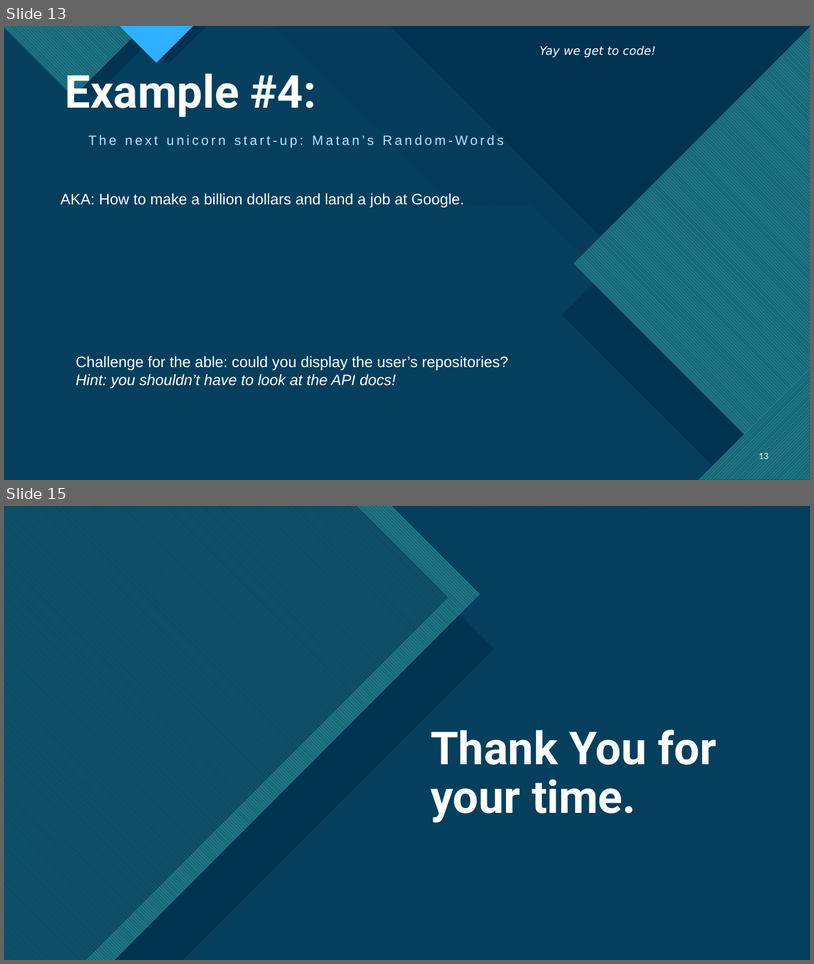
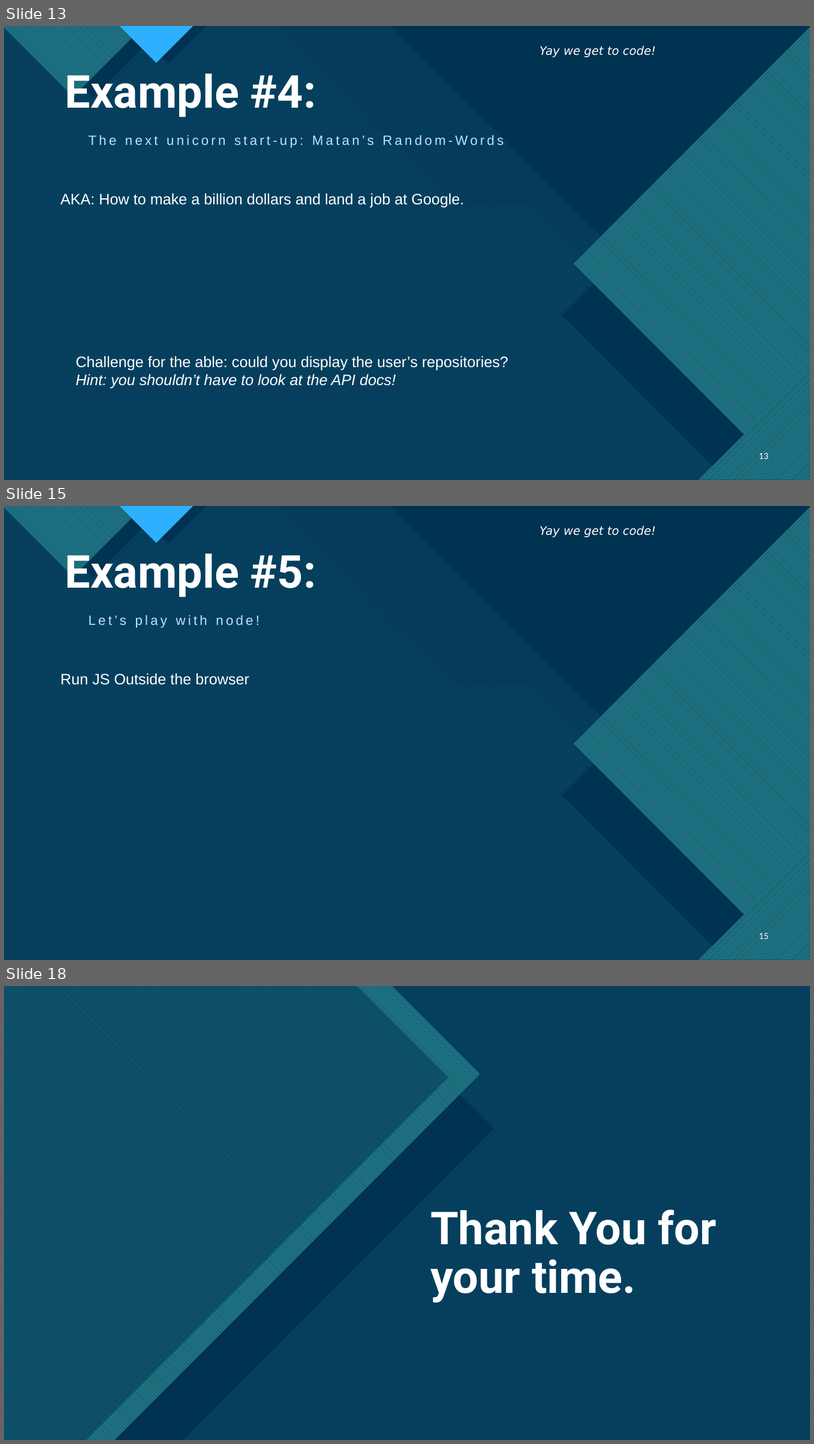
Before and after one commit to GnarlyMshtep/interSoftwareCommunication, a slide deck: presentationForInterSoftwareCommunication.pptx. Shown one above the other, each under a label of ours: slides 13 and 15 before the commit, slides 13, 15 and 18 after it; the slides between them are not shown. The pictures are 814x964 and 814x1444 pixels, drawn with LibreOffice and Linux fonts; fonts in the diff are those of the drawing. Boxes give left, top, right and bottom in pixels: in the first picture for what was removed or moved away, otherwise in the second. Text is boxed around its words. In the diff, an @@ line names an element or a change of style, - is before the commit and + after.

```diff
--- a/presentationForInterSoftwareCommunication.pptx
+++ b/presentationForInterSoftwareCommunication.pptx
@@ slide 15 added at (4,506,810,960), background #FFFFFF; not listed: 22 template elements that a slide beside it also shows @@
@@ text added at (540,526,656,537), 14 pt, text #FFFFFF, italic @@
+Yay we get to code!
@@ title added at (65,546,317,597), 54 pt, text #FFFFFF, bold @@
+Example #5:
@@ text added at (89,615,260,628), 16 pt, text #BAE4FF @@
+Let’s play with node!
@@ text added at (60,673,249,685), 18 pt, text #FFFFFF @@
+Run JS Outside the browser
@@ page number added at (759,931,769,941), 10 pt, text #FFFFFF @@
+15
@@ what was slide 15 is now slide 18 @@
```
Also in this commit, not shown: 2 slides changed, 2 other slides added, 2 other files.
